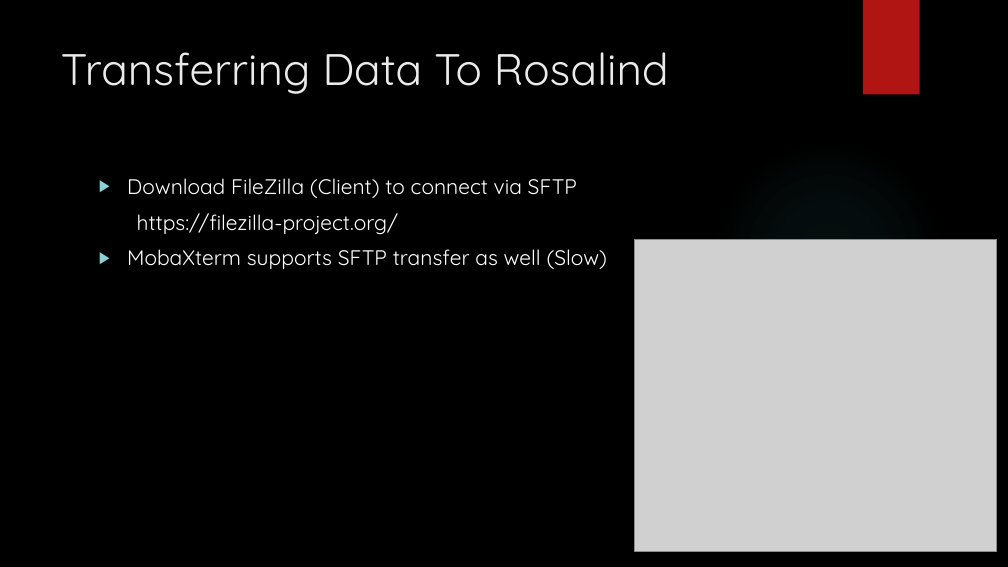
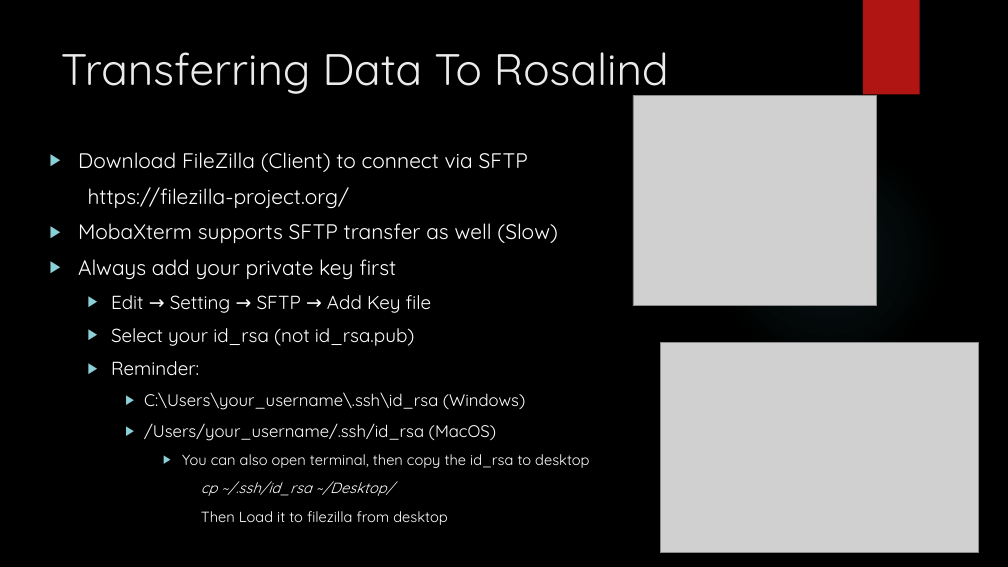
Before and after one commit to muharif/MicrobiomeKCL2020, a slide deck: slide 6 of IntroToLinux_Day2.pptx. Drawn at 1008x567 pixels with LibreOffice and Linux fonts; fonts in the diff are those of the drawing; grey boxes stand for pictures; background and template pictures are left out. Boxes give left, top, right and bottom in pixels: in the first picture for what was removed or moved away, otherwise in the second. Text is boxed around its words. In the diff, an @@ line names an element or a change of style, - is before the commit and + after.

```diff
--- a/IntroToLinux_Day2.pptx
+++ b/IntroToLinux_Day2.pptx
@@ picture: place and size @@
-picture at <box>634,239,997,551</box>
+picture at <box>633,95,877,306</box>
@@ text "Download FileZilla (Client) to connect ...": place and size @@
-text "Download FileZilla (Client) to connect ..." at <box>127,178,608,269</box>
+text "Download FileZilla (Client) to connect ..." at <box>78,152,589,525</box>
@@ text at <box>78,259,589,525</box>: paragraphs added @@
+▶ Always add your private key first
+  ▶ Edit → Setting → SFTP → Add Key file
+  ▶ Select your id_rsa (not id_rsa.pub)
+  ▶ Reminder:
+    ▶ C:\Users\your_username\.ssh\id_rsa (Windows)
+    ▶ /Users/your_username/.ssh/id_rsa (MacOS)
+      ▶ You can also open terminal, then copy the id_rsa to desktop
+      cp ~/.ssh/id_rsa ~/Desktop/
+      Then Load it to filezilla from desktop
@@ picture added at <box>660,343,979,554</box> @@
```
